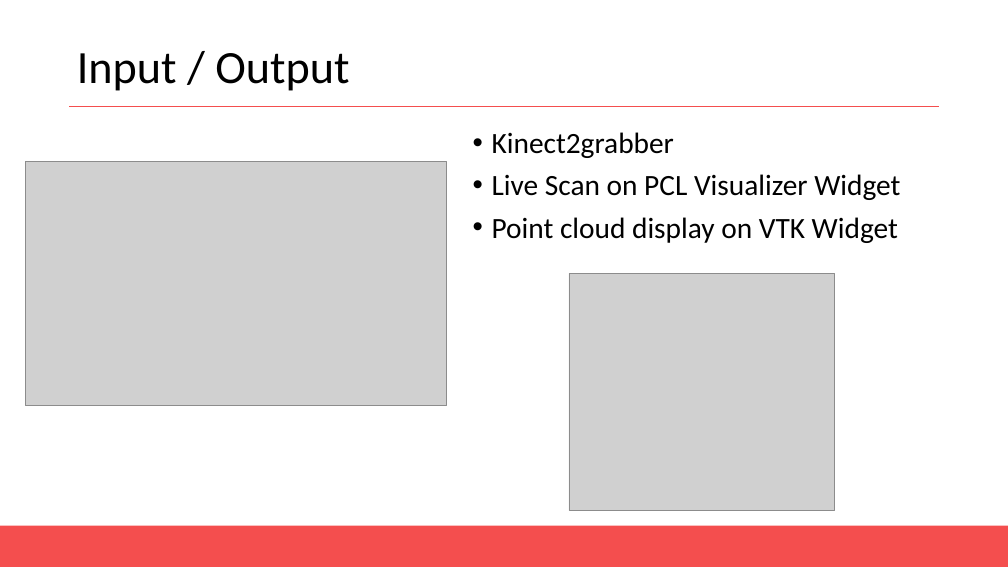
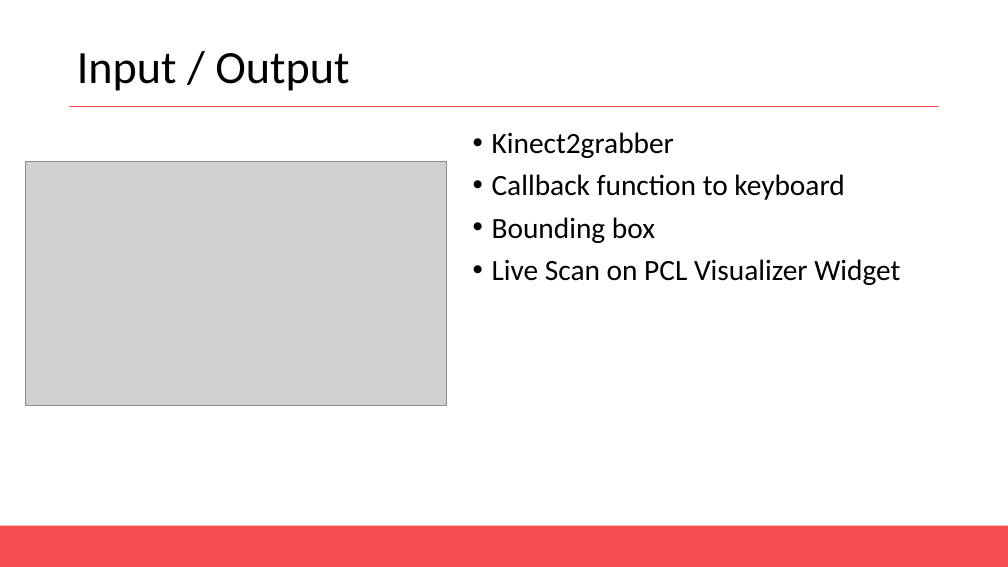
Before and after one commit to AntoineMerlet/3DScan, a slide deck: slide 21 of Presentation/MAGMA Presentation.pptx. Drawn at 1008x567 pixels with LibreOffice and Linux fonts; fonts in the diff are those of the drawing; grey boxes stand for pictures. Boxes give left, top, right and bottom in pixels: in the first picture for what was removed or moved away, otherwise in the second. Text is boxed around its words. In the diff, an @@ line names an element or a change of style, - is before the commit and + after.

Commit message:
Last changes on presentation

```diff
--- a/Presentation/MAGMA Presentation.pptx
+++ b/Presentation/MAGMA Presentation.pptx
@@ text at <box>492,174,844,243</box>: paragraphs added @@
+• Callback function to keyboard
+• Bounding box
@@ text at <box>492,217,898,243</box>: paragraph removed @@
-• Point cloud display on VTK Widget
@@ picture removed at <box>569,274,836,511</box> @@
```
Also in this commit, not shown: 6 other slides changed, 1 slide added, 3 other files.
